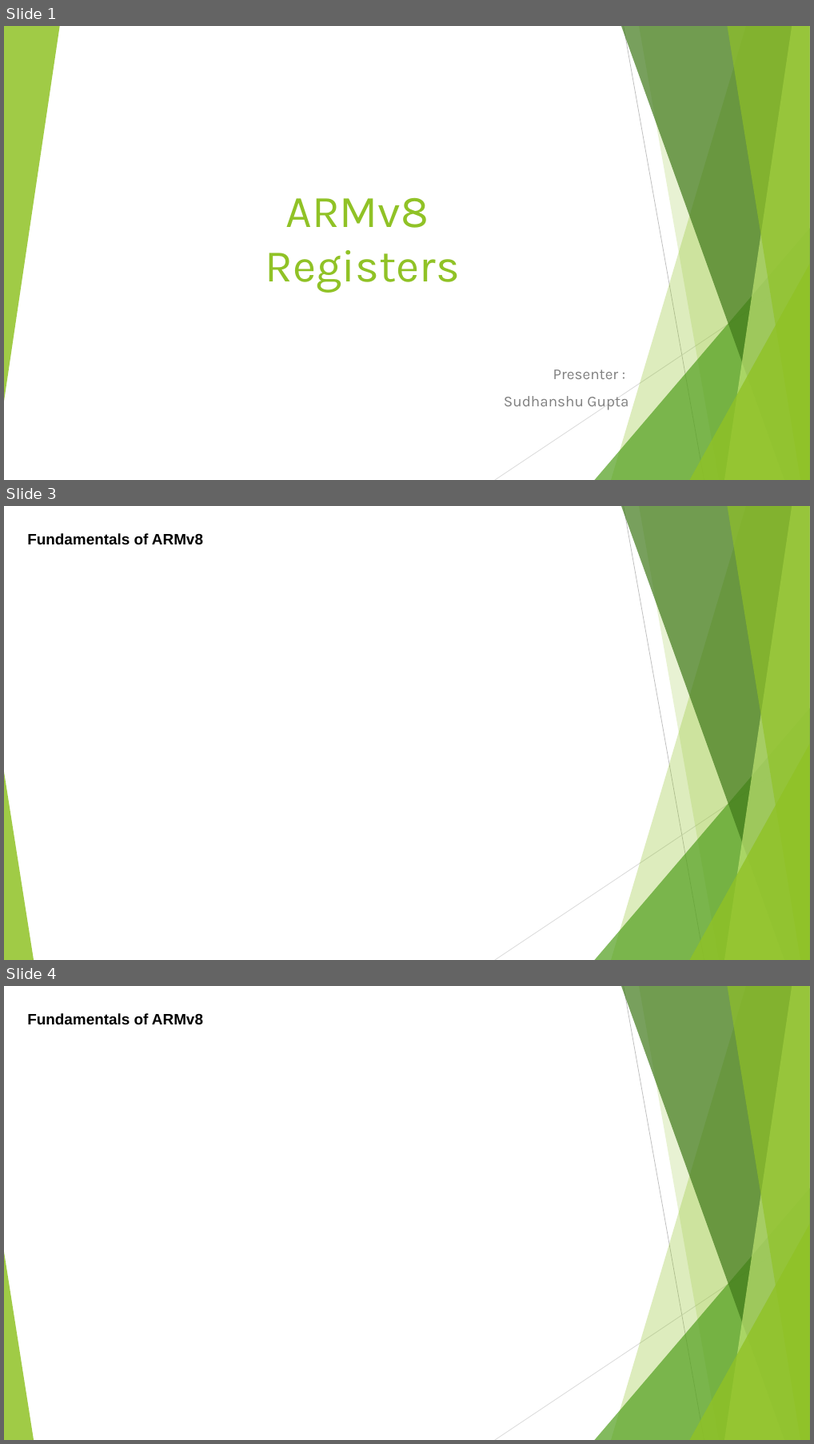
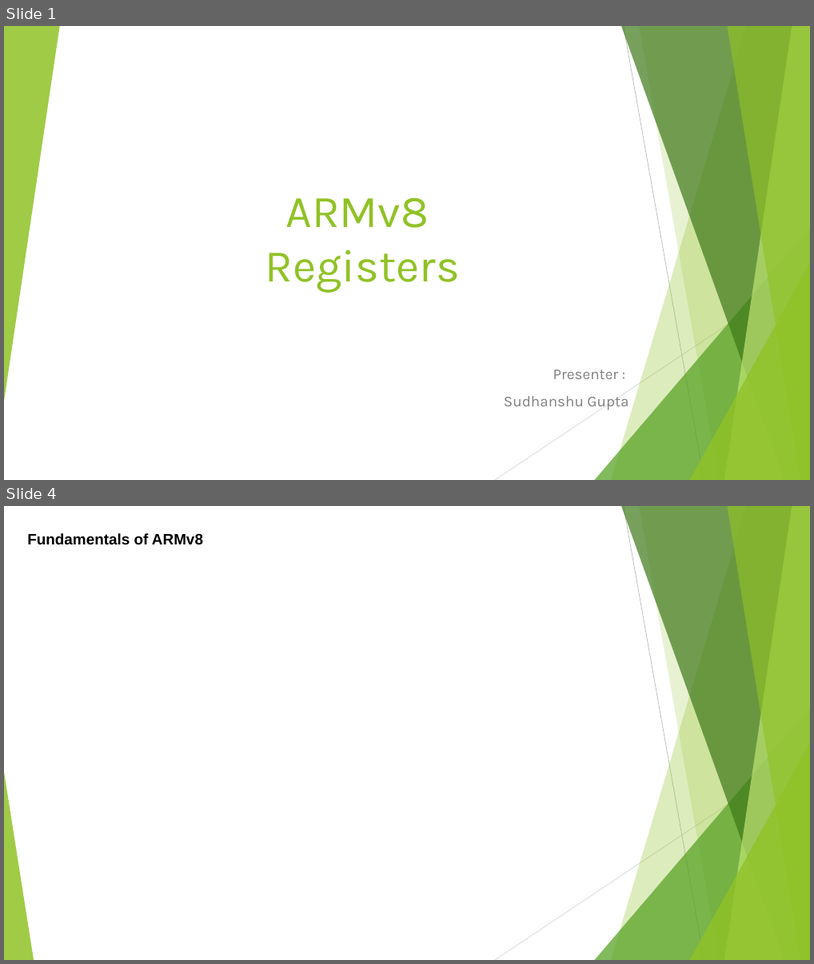
Before and after one commit to softwaresunleashed/ebook_writing, a slide deck: Presentations/ARM_PPTs/Ch4_ARMv8_Registers.pptx. Shown one above the other, each under a label of ours: slides 1, 3 and 4 before the commit, slides 1 and 4 after it; the slides between them are not shown. The pictures are 814x1444 and 814x964 pixels, drawn with LibreOffice and Linux fonts; fonts in the diff are those of the drawing. Boxes give left, top, right and bottom in pixels: in the first picture for what was removed or moved away, otherwise in the second. Text is boxed around its words. In the diff, an @@ line names an element or a change of style, - is before the commit and + after.

Commit message:
Ch4_ARMv8_Registers.pptx presentation started

```diff
--- a/Presentations/ARM_PPTs/Ch4_ARMv8_Registers.pptx
+++ b/Presentations/ARM_PPTs/Ch4_ARMv8_Registers.pptx
@@ slide 3 removed at (4,506,810,960), background #FFFFFF; not listed: 10 template elements that a slide beside it also shows @@
@@ text removed at (27,533,203,545) @@
-Fundamentals of ARMv8
```
Also in this commit, not shown: 2 slides added, 1 other slide removed.
